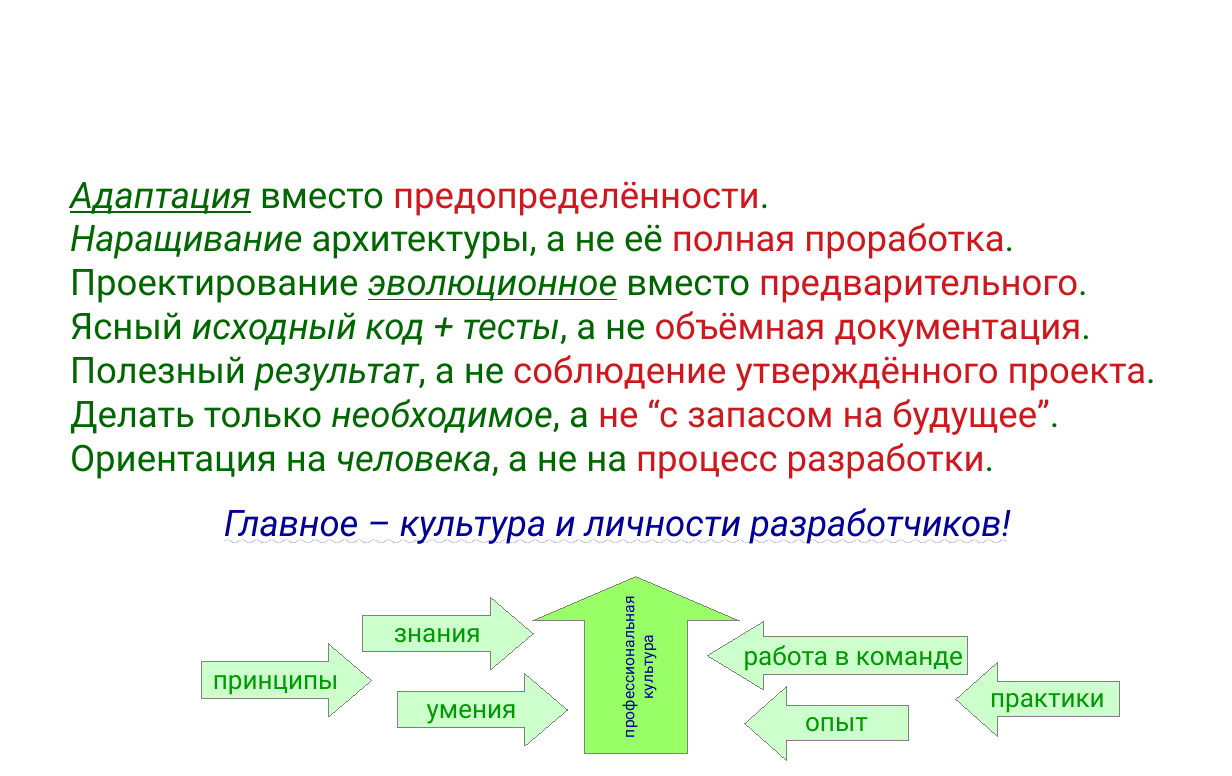
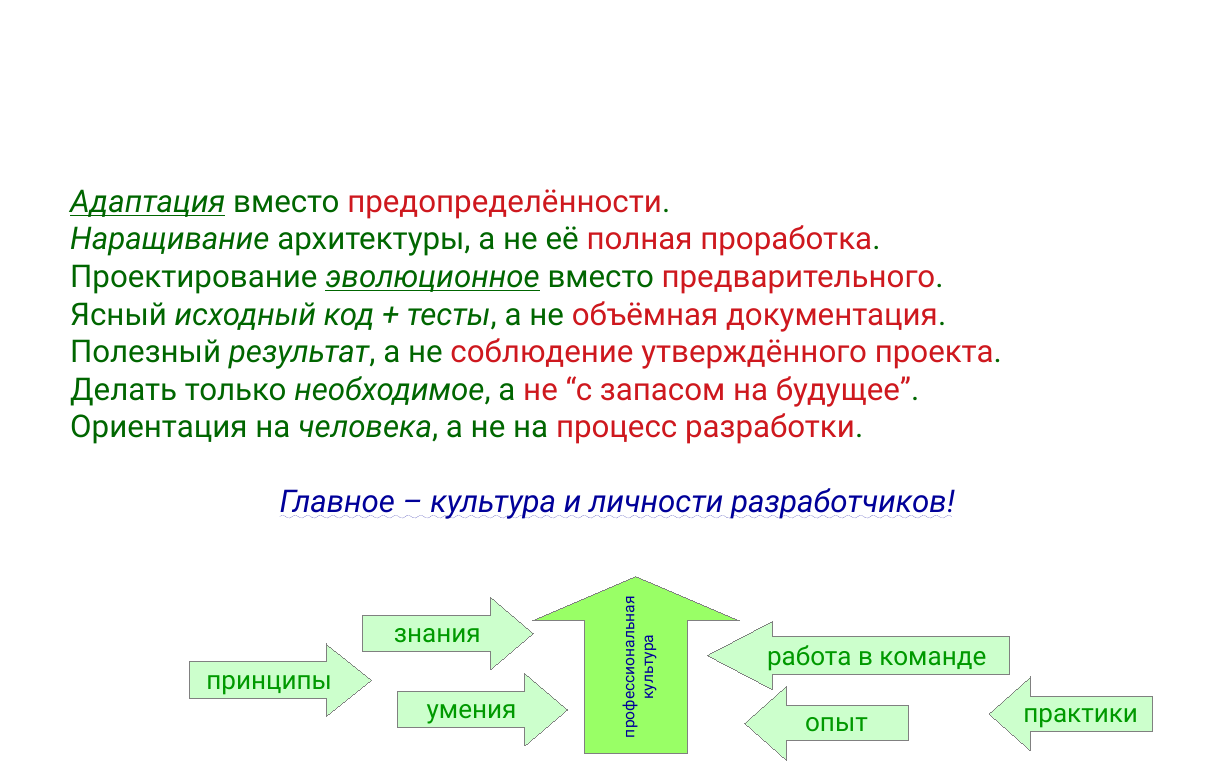
Before and after one commit to mike-shock/Software_Craft, a slide deck: slide 10 of Agile_Intro.odp. Drawn at 1232x776 pixels with LibreOffice and Linux fonts; fonts in the diff are those of the drawing; background and template pictures are left out. Boxes give left, top, right and bottom in pixels: in the first picture for what was removed or moved away, otherwise in the second. Text is boxed around its words. In the diff, an @@ line names an element or a change of style, - is before the commit and + after.

```diff
--- a/Agile_Intro.odp
+++ b/Agile_Intro.odp
@@ text "Адаптация вместо предопределённости." moved from (x1=70, y1=181, x2=1156, y2=544) to (x1=70, y1=189, x2=1002, y2=519) @@
@@ text "Адаптация вместо предопределённости." at (x1=70, y1=189, x2=1002, y2=519): size 28 to 24 pt @@
@@ left arrow "работа в команде" at (x1=707, y1=622, x2=1009, y2=690): proportions changed @@
@@ left arrow "работа в команде" resized from (x1=707, y1=622, x2=967, y2=690) to (x1=707, y1=622, x2=1009, y2=690) @@
@@ right arrow "принципы" resized from (x1=201, y1=644, x2=371, y2=716) to (x1=190, y1=644, x2=372, y2=716) @@
@@ right arrow "принципы" at (x1=190, y1=644, x2=372, y2=716): proportions changed @@
@@ left arrow "практики" moved from (x1=956, y1=662, x2=1119, y2=736) to (x1=989, y1=677, x2=1152, y2=751) @@
```
Also in this commit, not shown: 32 other slides changed, 1 slide added, 2 other files.
